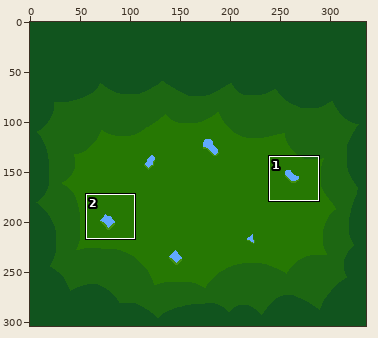
Sprite sheet -- assets/backgrounds/bg3_1_branch.png. The picture above shows the old version from afar; the outline marks the close-up.
Close-up. The starting point:
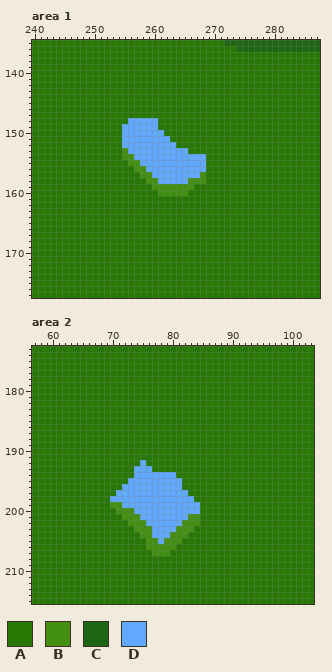
The file is 336x304 pixels. Colours within 5 levels of each other are drawn and written as one. Shown: area 1: x 240..287, y 135..177; area 2: x 57..103, y 173..215. The commit also changed other parts of the picture, which this record leaves out.
Palette (. is transparent): A #267803  B #428f11  C #1d6712  D #60a9fe
Pixels before, area 1, first column x 240:
135 AAAAAAAAAAAAAAAAAAAAAAAAAAAAAAAACCCCCCCCCCCCCCCC
136 AAAAAAAAAAAAAAAAAAAAAAAAAAAAAAAAAACCCCCCCCCCCCCC
137 AAAAAAAAAAAAAAAAAAAAAAAAAAAAAAAAAAAAAAAAAAAAAAAA
138 AAAAAAAAAAAAAAAAAAAAAAAAAAAAAAAAAAAAAAAAAAAAAAAA
139 AAAAAAAAAAAAAAAAAAAAAAAAAAAAAAAAAAAAAAAAAAAAAAAA
140 AAAAAAAAAAAAAAAAAAAAAAAAAAAAAAAAAAAAAAAAAAAAAAAA
141 AAAAAAAAAAAAAAAAAAAAAAAAAAAAAAAAAAAAAAAAAAAAAAAA
142 AAAAAAAAAAAAAAAAAAAAAAAAAAAAAAAAAAAAAAAAAAAAAAAA
143 AAAAAAAAAAAAAAAAAAAAAAAAAAAAAAAAAAAAAAAAAAAAAAAA
144 AAAAAAAAAAAAAAAAAAAAAAAAAAAAAAAAAAAAAAAAAAAAAAAA
145 AAAAAAAAAAAAAAAAAAAAAAAAAAAAAAAAAAAAAAAAAAAAAAAA
146 AAAAAAAAAAAAAAAAAAAAAAAAAAAAAAAAAAAAAAAAAAAAAAAA
147 AAAAAAAAAAAAAAAAAAAAAAAAAAAAAAAAAAAAAAAAAAAAAAAA
148 AAAAAAAAAAAAAAAADDDDDAAAAAAAAAAAAAAAAAAAAAAAAAAA
149 AAAAAAAAAAAAAAADDDDDDAAAAAAAAAAAAAAAAAAAAAAAAAAA
150 AAAAAAAAAAAAAAADDDDDDDAAAAAAAAAAAAAAAAAAAAAAAAAA
151 AAAAAAAAAAAAAAADDDDDDDDAAAAAAAAAAAAAAAAAAAAAAAAA
152 AAAAAAAAAAAAAAADDDDDDDDDAAAAAAAAAAAAAAAAAAAAAAAA
153 AAAAAAAAAAAAAAABDDDDDDDDDDAAAAAAAAAAAAAAAAAAAAAA
154 AAAAAAAAAAAAAAABBDDDDDDDDDDDDAAAAAAAAAAAAAAAAAAA
155 AAAAAAAAAAAAAAAABBDDDDDDDDDDDAAAAAAAAAAAAAAAAAAA
156 AAAAAAAAAAAAAAAAABBDDDDDDDDDDAAAAAAAAAAAAAAAAAAA
157 AAAAAAAAAAAAAAAAAABBDDDDDDDDBAAAAAAAAAAAAAAAAAAA
158 AAAAAAAAAAAAAAAAAAABBDDDDDBBBAAAAAAAAAAAAAAAAAAA
159 AAAAAAAAAAAAAAAAAAAABBBBBBBAAAAAAAAAAAAAAAAAAAAA
160 AAAAAAAAAAAAAAAAAAAAABBBBBAAAAAAAAAAAAAAAAAAAAAA
161 AAAAAAAAAAAAAAAAAAAAAAAAAAAAAAAAAAAAAAAAAAAAAAAA
162 AAAAAAAAAAAAAAAAAAAAAAAAAAAAAAAAAAAAAAAAAAAAAAAA
163 AAAAAAAAAAAAAAAAAAAAAAAAAAAAAAAAAAAAAAAAAAAAAAAA
164 AAAAAAAAAAAAAAAAAAAAAAAAAAAAAAAAAAAAAAAAAAAAAAAA
165 AAAAAAAAAAAAAAAAAAAAAAAAAAAAAAAAAAAAAAAAAAAAAAAA
166 AAAAAAAAAAAAAAAAAAAAAAAAAAAAAAAAAAAAAAAAAAAAAAAA
167 AAAAAAAAAAAAAAAAAAAAAAAAAAAAAAAAAAAAAAAAAAAAAAAA
168 AAAAAAAAAAAAAAAAAAAAAAAAAAAAAAAAAAAAAAAAAAAAAAAA
169 AAAAAAAAAAAAAAAAAAAAAAAAAAAAAAAAAAAAAAAAAAAAAAAA
170 AAAAAAAAAAAAAAAAAAAAAAAAAAAAAAAAAAAAAAAAAAAAAAAA
171 AAAAAAAAAAAAAAAAAAAAAAAAAAAAAAAAAAAAAAAAAAAAAAAA
172 AAAAAAAAAAAAAAAAAAAAAAAAAAAAAAAAAAAAAAAAAAAAAAAA
173 AAAAAAAAAAAAAAAAAAAAAAAAAAAAAAAAAAAAAAAAAAAAAAAA
174 AAAAAAAAAAAAAAAAAAAAAAAAAAAAAAAAAAAAAAAAAAAAAAAA
175 AAAAAAAAAAAAAAAAAAAAAAAAAAAAAAAAAAAAAAAAAAAAAAAA
176 AAAAAAAAAAAAAAAAAAAAAAAAAAAAAAAAAAAAAAAAAAAAAAAA
177 AAAAAAAAAAAAAAAAAAAAAAAAAAAAAAAAAAAAAAAAAAAAAAAA
Pixels before, area 2, first column x 57:
173 AAAAAAAAAAAAAAAAAAAAAAAAAAAAAAAAAAAAAAAAAAAAAAA
174 AAAAAAAAAAAAAAAAAAAAAAAAAAAAAAAAAAAAAAAAAAAAAAA
175 AAAAAAAAAAAAAAAAAAAAAAAAAAAAAAAAAAAAAAAAAAAAAAA
176 AAAAAAAAAAAAAAAAAAAAAAAAAAAAAAAAAAAAAAAAAAAAAAA
177 AAAAAAAAAAAAAAAAAAAAAAAAAAAAAAAAAAAAAAAAAAAAAAA
178 AAAAAAAAAAAAAAAAAAAAAAAAAAAAAAAAAAAAAAAAAAAAAAA
179 AAAAAAAAAAAAAAAAAAAAAAAAAAAAAAAAAAAAAAAAAAAAAAA
180 AAAAAAAAAAAAAAAAAAAAAAAAAAAAAAAAAAAAAAAAAAAAAAA
181 AAAAAAAAAAAAAAAAAAAAAAAAAAAAAAAAAAAAAAAAAAAAAAA
182 AAAAAAAAAAAAAAAAAAAAAAAAAAAAAAAAAAAAAAAAAAAAAAA
183 AAAAAAAAAAAAAAAAAAAAAAAAAAAAAAAAAAAAAAAAAAAAAAA
184 AAAAAAAAAAAAAAAAAAAAAAAAAAAAAAAAAAAAAAAAAAAAAAA
185 AAAAAAAAAAAAAAAAAAAAAAAAAAAAAAAAAAAAAAAAAAAAAAA
186 AAAAAAAAAAAAAAAAAAAAAAAAAAAAAAAAAAAAAAAAAAAAAAA
187 AAAAAAAAAAAAAAAAAAAAAAAAAAAAAAAAAAAAAAAAAAAAAAA
188 AAAAAAAAAAAAAAAAAAAAAAAAAAAAAAAAAAAAAAAAAAAAAAA
189 AAAAAAAAAAAAAAAAAAAAAAAAAAAAAAAAAAAAAAAAAAAAAAA
190 AAAAAAAAAAAAAAAAAAAAAAAAAAAAAAAAAAAAAAAAAAAAAAA
191 AAAAAAAAAAAAAAAAAAAAAAAAAAAAAAAAAAAAAAAAAAAAAAA
192 AAAAAAAAAAAAAAAAAADAAAAAAAAAAAAAAAAAAAAAAAAAAAA
193 AAAAAAAAAAAAAAAAADDDAAAAAAAAAAAAAAAAAAAAAAAAAAA
194 AAAAAAAAAAAAAAAAADDDDDDDAAAAAAAAAAAAAAAAAAAAAAA
195 AAAAAAAAAAAAAAAADDDDDDDDDAAAAAAAAAAAAAAAAAAAAAA
196 AAAAAAAAAAAAAAADDDDDDDDDDAAAAAAAAAAAAAAAAAAAAAA
197 AAAAAAAAAAAAAADDDDDDDDDDDDAAAAAAAAAAAAAAAAAAAAA
198 AAAAAAAAAAAAADDDDDDDDDDDDDDAAAAAAAAAAAAAAAAAAAA
199 AAAAAAAAAAAAABBDDDDDDDDDDDDDAAAAAAAAAAAAAAAAAAA
200 AAAAAAAAAAAAAABBBDDDDDDDDDDDAAAAAAAAAAAAAAAAAAA
201 AAAAAAAAAAAAAAABBBDDDDDDDDBBAAAAAAAAAAAAAAAAAAA
202 AAAAAAAAAAAAAAAABBBDDDDDDBBBAAAAAAAAAAAAAAAAAAA
203 AAAAAAAAAAAAAAAAABBBDDDDBBBAAAAAAAAAAAAAAAAAAAA
204 AAAAAAAAAAAAAAAAAABBDDDBBBAAAAAAAAAAAAAAAAAAAAA
205 AAAAAAAAAAAAAAAAAAABBDBBBAAAAAAAAAAAAAAAAAAAAAA
206 AAAAAAAAAAAAAAAAAAABBBBBAAAAAAAAAAAAAAAAAAAAAAA
207 AAAAAAAAAAAAAAAAAAAABBBAAAAAAAAAAAAAAAAAAAAAAAA
208 AAAAAAAAAAAAAAAAAAAAAAAAAAAAAAAAAAAAAAAAAAAAAAA
209 AAAAAAAAAAAAAAAAAAAAAAAAAAAAAAAAAAAAAAAAAAAAAAA
210 AAAAAAAAAAAAAAAAAAAAAAAAAAAAAAAAAAAAAAAAAAAAAAA
211 AAAAAAAAAAAAAAAAAAAAAAAAAAAAAAAAAAAAAAAAAAAAAAA
212 AAAAAAAAAAAAAAAAAAAAAAAAAAAAAAAAAAAAAAAAAAAAAAA
213 AAAAAAAAAAAAAAAAAAAAAAAAAAAAAAAAAAAAAAAAAAAAAAA
214 AAAAAAAAAAAAAAAAAAAAAAAAAAAAAAAAAAAAAAAAAAAAAAA
215 AAAAAAAAAAAAAAAAAAAAAAAAAAAAAAAAAAAAAAAAAAAAAAA
The same view after the edit:
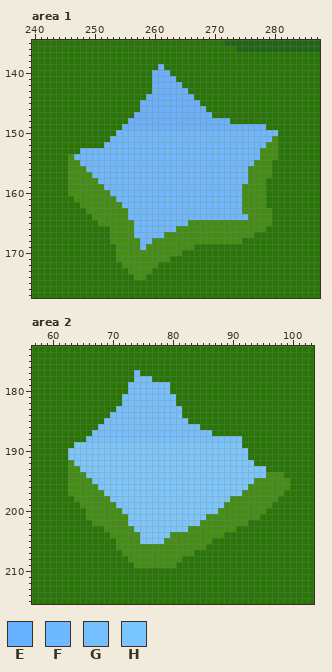
Colours new in this view: E #67b1fe  F #6db8fe  G #74c0fe  H #79c6fe
Diff:
Changed rows in their new state; - is an unchanged pixel.
Area 1:
first column x 246:
139 ---------------E-------------------
140 --------------EEE------------------
141 --------------EEEE-----------------
142 --------------EEEEE----------------
143 --------------EEEEEE---------------
144 -------------EEEEEEEE--------------
145 ------------EEEEEEEEEE-------------
146 ------------EEEEEEEEEEE------------
147 -----------EEEEEEEEEEEEE-----------
148 ----------EEEEEEEEEEEEEEEEE--------
149 ---------EEEEEEEEEEEEEEEEEEEEEEEE--
150 --------FFFFFFFFFFFFFFFFFFFFFFFFFFF
151 -------FFFFFFFFFFFFFFFFFFFFFFFFFFFB
152 ------FFFFFFFFFFFFFFFFFFFFFFFFFFFBB
153 --FFFFFFFFFFFFFFFFFFFFFFFFFFFFFFBBB
154 BFFFFFFFFFFFFFFFFFFFFFFFFFFFFFFFBBB
155 BBFFFFFFFFFFFFFFFFFFFFFFFFFFFFFBBB-
156 BBBFFFFFFFFFFFFFFFFFFFFFFFFFFFBBBB-
157 BBBBFFFFFFFFFFFFFFFFFFFFFFFFFFBBBB-
158 BBBBBFFFFFFFFFFFFFFFFFFFFFFFFFBBB--
159 BBBBBBFFFFFFFFFFFFFFFFFFFFFFFBBBB--
160 BBBBBBBFFFFFFFFFFFFFFFFFFFFFFBBBB--
161 -BBBBBBBFFFFFFFFFFFFFFFFFFFFFBBBB--
162 --BBBBBBBFFFFFFFFFFFFFFFFFFFFBBBB--
163 ---BBBBBBBFFFFFFFFFFFFFFFFFFFBBBBB-
164 ----BBBBBBFFFFFFFFFFFFFFFFFFFFBBBB-
165 -----BBBBBBFFFFFFFFFBBBBBBBBBBBBBB-
166 -------BBBBFFFFFFFBBBBBBBBBBBBBBB--
167 -------BBBBFFFFFBBBBBBBBBBBBBBB----
168 -------BBBBBFFBBBBBBBBBBBBBBB------
169 --------BBBBFBBBBBBBB--------------
170 --------BBBBBBBBBBB----------------
171 --------BBBBBBBBB------------------
172 ---------BBBBBB--------------------
173 ----------BBBB---------------------
174 -----------BB----------------------
Area 2:
first column x 63:
177 -----------F-------------------------
178 -----------GGG-----------------------
179 ----------GGGGGGG--------------------
180 ----------GGGGGGG--------------------
181 ---------GGGGGGGGG-------------------
182 ---------GGGGGGGGG-------------------
183 --------GGGGGGGGGGG------------------
184 -------GGGGGGGGGGGG------------------
185 ------GGGGGGGGGGGGGG-----------------
186 -----GGGGGGGGGGGGGGGGG---------------
187 ----GGGGGGGGGGGGGGGGGGGG-------------
188 ---GGGGGGGGGGGGGGGGGGGGGGGGGG--------
189 -HHHHHHHHHHHHHHHHHHHHHHHHHHHH--------
190 HHHHHHHHHHHHHHHHHHHHHHHHHHHHHH-------
191 HHHHHHHHHHHHHHHHHHHHHHHHHHHHHH-------
192 BHHHHHHHHHHHHHHHHHHHHHHHHHHHHHH------
193 BBHHHHHHHHHHHHHHHHHHHHHHHHHHHHHHH----
194 BBBHHHHHHHHHHHHHHHHHHHHHHHHHHHHHHBBB-
195 BBBBHHHHHHHHHHHHHHHHHHHHHHHHHHHBBBBBB
196 BBBBBHHHHHHHHHHHHHHHHHHHHHHHHHBBBBBBB
197 BBBBBBHHHHHHHHHHHHHHHHHHHHHHHBBBBBBB-
198 -BBBBBBHHHHHHHHHHHHHHHHHHHHBBBBBBBB--
199 --BBBBB-HHHHHHHHHHHHHHHHHHBBBBBBBB---
200 ---BBBBB-HHHHHHHHHHHHHHHHBBBBBBBB----
201 ---BBBBBB-HHHHHHHHHHHHHBBBBBBBBB-----
202 ----BBBBBBHHHHHHHHHHHHBBBBBBBB-------
203 ------BBBBBHHHHHHHHH-BBBBBBB---------
204 -------BBBBBHHHHH---BBBBBB-----------
205 --------BBBBHHHH---BBBBB-------------
206 --------BBBBB-----BBBBB--------------
207 ---------BBBBB---BBBB----------------
208 ----------BBBBBBBBB------------------
209 -----------BBBBBBB-------------------
Boxes around the changes in both close-ups, in picture pixels (x1, y1, x2, y2):
changed: (68, 64, 278, 280)
changed: (68, 370, 290, 568)
